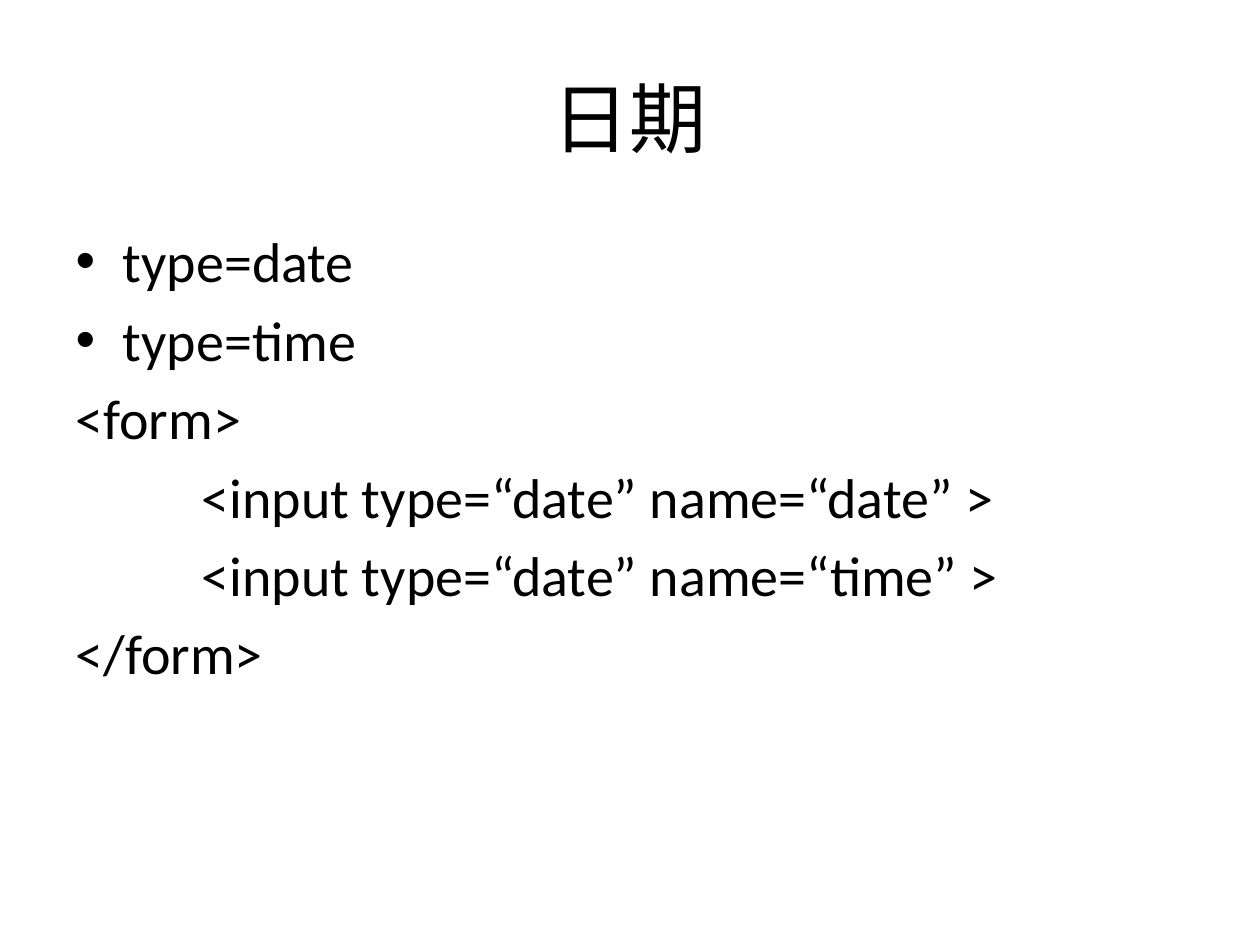
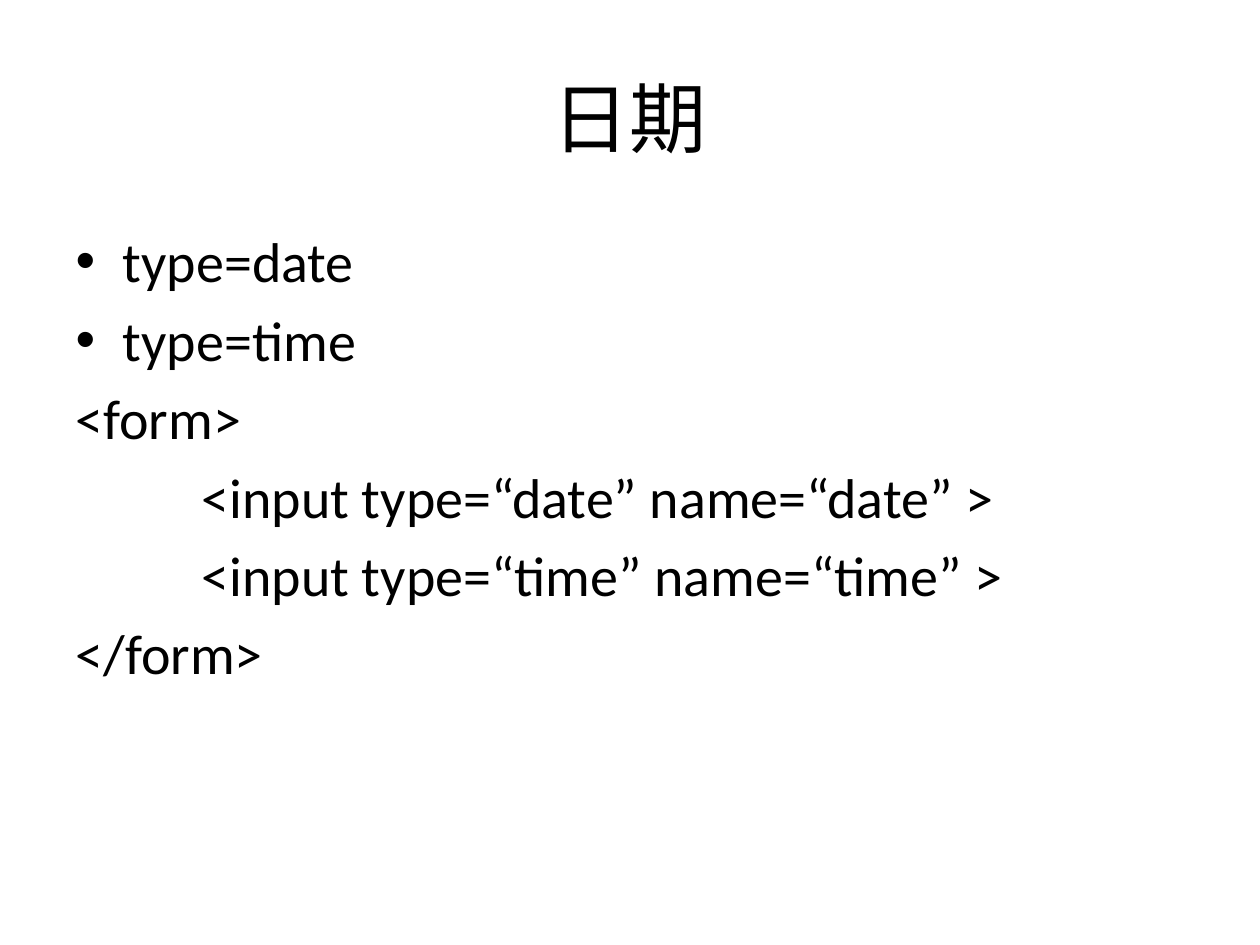
Before and after one commit to sans123wx/class, a slide deck: slide 13 of 网页设计与制作/课件/3/表单.pptx (slide 12 before the commit). Drawn at 1260x945 pixels with LibreOffice and Linux fonts; fonts in the diff are those of the drawing. Boxes give left, top, right and bottom in pixels: in the first picture for what was removed or moved away, otherwise in the second. Text is boxed around its words. In the diff, an @@ line names an element or a change of style, - is before the commit and + after.

```diff
--- a/网页设计与制作/课件/3/表单.pptx
+++ b/网页设计与制作/课件/3/表单.pptx
@@ text at bbox=[202, 555, 961, 605]: text changed @@
-<input type=“date” name=“time” >
+<input type=“time” name=“time” >
```
Also in this commit, not shown: 2 other slides changed, 3 slides added, 4 other files.
